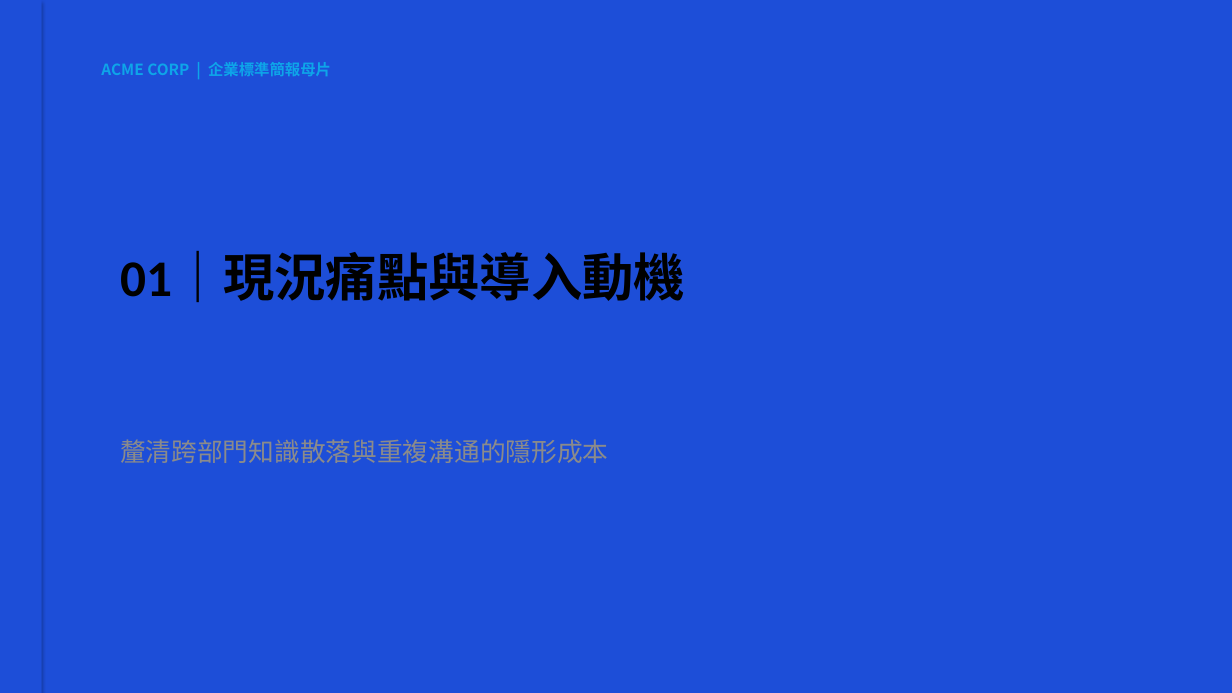
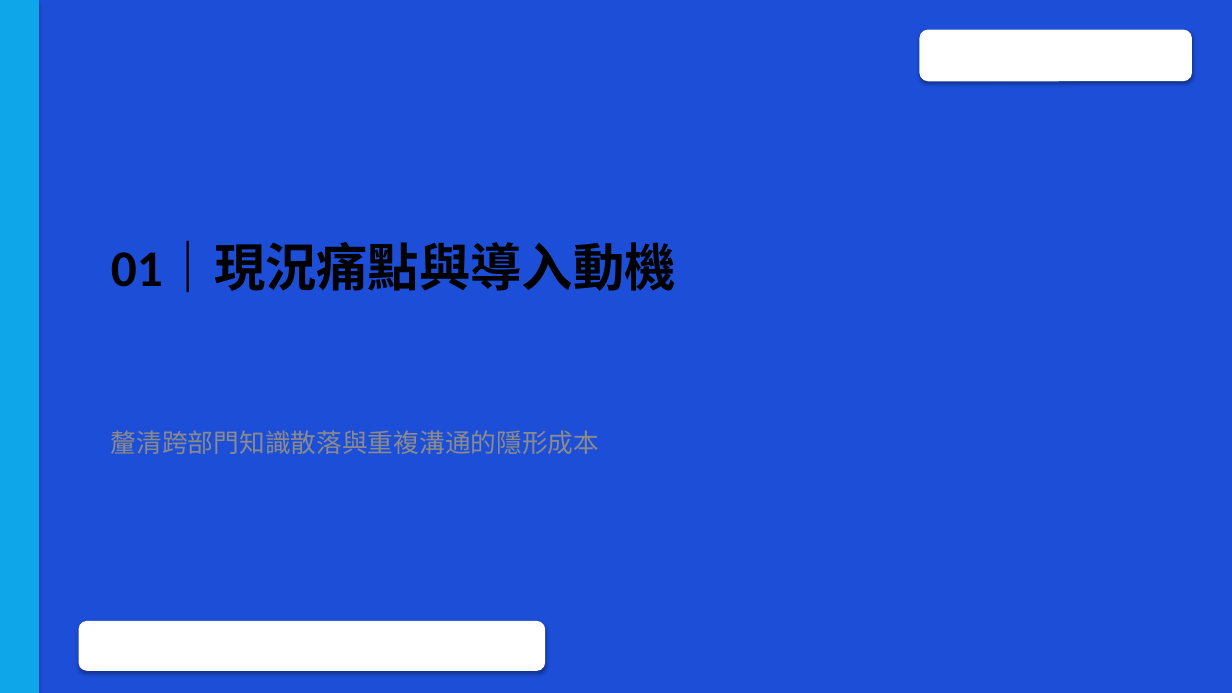
Before and after one commit to roberthsu2003/workflow-productivity, a slide deck: slide 2 of 常見的AI應用/office辦公室應用進階的對齊/pptx/母片大綱動態生成/簡報_母片動態生成示範.pptx. Drawn at 1232x693 pixels with LibreOffice and Linux fonts; fonts in the diff are those of the drawing; background and template pictures are left out. Boxes give left, top, right and bottom in pixels: in the first picture for what was removed or moved away, otherwise in the second. Text is boxed around its words. In the diff, an @@ line names an element or a change of style, - is before the commit and + after.

```diff
--- a/常見的AI應用/office辦公室應用進階的對齊/pptx/母片大綱動態生成/簡報_母片動態生成示範.pptx
+++ b/常見的AI應用/office辦公室應用進階的對齊/pptx/母片大綱動態生成/簡報_母片動態生成示範.pptx
@@ rectangle at [0,0,39,693]: fill #1D4ED8 to #0EA5E9 @@
@@ rounded rectangle added at [920,30,1192,81], fill #FFFFFF @@
@@ text removed at [101,62,331,76] @@
-ACME CORP | 企業標準簡報母片
@@ title "01｜現況痛點與導入動機": place and size @@
-title "01｜現況痛點與導入動機" at [120,253,685,302]
+title "01｜現況痛點與導入動機" at [111,244,676,292]
@@ text "釐清跨部門知識散落與重複溝通的隱形成本": place and size @@
-text "釐清跨部門知識散落與重複溝通的隱形成本" at [120,439,608,463]
+text "釐清跨部門知識散落與重複溝通的隱形成本" at [111,430,599,454]
@@ rounded rectangle added at [79,621,545,671], fill #FFFFFF @@
```
Also in this commit, not shown: 5 other slides changed, 2 slides added, 5 other files.
